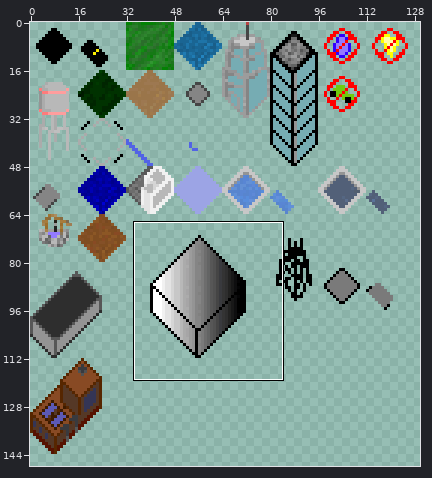
Two versions of one sprite sheet, textures.png. Above, an overview of the earlier version with the close-up marked.
Close-up. As it was:
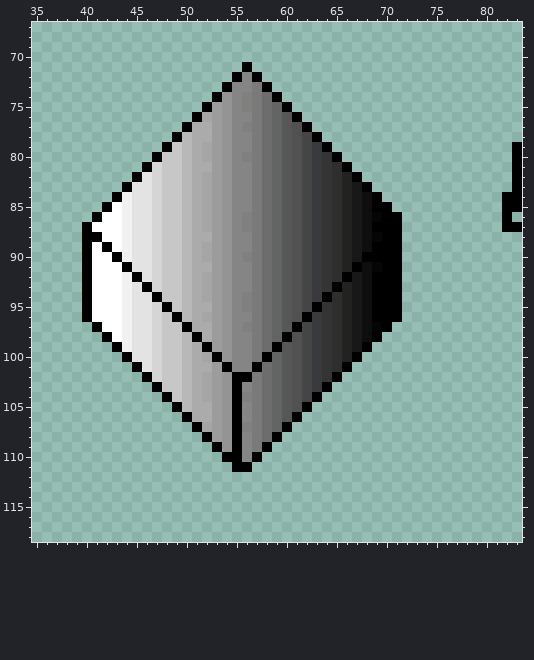
The file is 256x256 pixels. Pixels under 10% opacity are left out. Colours within 5 levels of each other are drawn and written as one. Shown: x 35..83, y 67..118. The wide view leaves out empty margins.
After the commit:
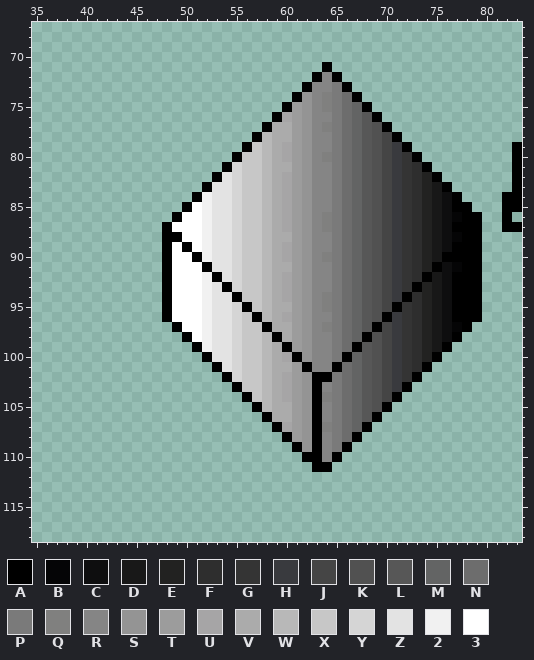
Palette (. is transparent): A #000000  B #050506  C #0e0e0f  D #181818  E #222221  F #2e2e2e  G #343434  H #393a3e  J #454545  K #515151  L #575757  M #636464  N #6d6d6d  P #7a7a7a  Q #80807f  R #858585  S #949494  T #9c9c9c  U #a6a5a6  V #ababab  W #b8b8b8  X #c7c7c7  Y #d5d5d5  Z #e3e3e3  2 #f1f1f1  3 #ffffff
Edits made:
y 71: x 56 A -> .; x 64 . -> A
y 72: x 55..57 ARA -> ...; x 63..65 ... -> ARA
y 73: x 54..58 ARRPA -> .....; x 62..66 ..... -> ARRPA
y 74: x 53..59 ASRQPNA -> .......; x 61..67 ....... -> ASRQPNA
y 75: x 52..59 ATSRQPNM -> ........; x 61..68 ........ -> TSRQPNMA
y 76: x 51..69 AUTSRRPNMLA........ -> ........AUTSRRPNMLA
y 77: x 50..70 AVVTSRQPNMLKA........ -> ........AVVTSRQPNMLKA
y 78: x 49..71 AWVVTSRRPNMLKJA........ -> ........AWVVTSRRPNMLKJA
y 79: x 48..72 AXWVUTSRRPNMLKJHA........ -> ........AXWVUTSRRPNMLKJHA
y 80: x 47..73 AXXWVUTSRQPNMLKJHGA........ -> ........AXXWVUTSRQPNMLKJHGA
y 81: x 46..74 AYXXWVVTSRRPNMLKJHGFA........ -> ........AYXXWVVTSRRPNMLKJHGFA
y 82: x 45..75 AZYXXWVUTSRRPNMLKJHGFEA........ -> ........AZYXXWVUTSRRPNMLKJHGFEA
y 83: x 44..76 AZZYXXWVUTSRRPNMLKJHGFEDA........ -> ........AZZYXXWVUTSRRPNMLKJHGFEDA
y 84: x 43..77 A2ZZYXXWVUTSRRPNMLKJHGFEDCA........ -> ........A2ZZYXXWVUTSRRPNMLKJHGFEDCA
y 85: x 42..78 A32ZZYXXWVUTSRRPNMLKJHGFEDCAA........ -> ........A32ZZYXXWVUTSRRPNMLKJHGFEDCAA
y 86: x 41..79 A332ZZYXXWVUTSRQPNMLKJHGFEDCBAA........ -> ........A332ZZYXXWVUTSRQPNMLKJHGFEDCBAA
y 87: x 40..79 A3332ZZYXXWVUTSRQPNMLKJHGFEDCAAA........ -> ........A3332ZZYXXWVUTSRQPNMLKJHGFEDCAAA
y 88: x 40..79 AA332ZZYXXWVVTSRRPNMLKJHGFEDCBAA........ -> ........AA332ZZYXXWVVTSRRPNMLKJHGFEDCBAA
y 89: x 40..79 A3A32ZZYXXWVUTSRRPNMLKJHGFEDCAAA........ -> ........A3A32ZZYXXWVUTSRRPNMLKJHGFEDCAAA
y 90: x 40..79 A33A2ZZYXXWVUTSRQPNMLKJHGFEDAAAA........ -> ........A33A2ZZYXXWVUTSRQPNMLKJHGFEDAAAA
y 91: x 40..79 A333AZZYXXWVVTSRRPNMLKJHGFEACBAA........ -> ........A333AZZYXXWVVTSRRPNMLKJHGFEACBAA
y 92: x 40..79 A3332AZYXXWVUTSRRPNMLKJHGFADCAAA........ -> ........A3332AZYXXWVUTSRRPNMLKJHGFADCAAA
y 93: x 40..79 A3332ZAYXXWVUTSRRPNMLKJHGAEDCAAA........ -> ........A3332ZAYXXWVUTSRRPNMLKJHGAEDCAAA
y 94: x 40..79 A3332ZZAXXWVUTSRQPNMLKJHAFEDCAAA........ -> ........A3332ZZAXXWVUTSRQPNMLKJHAFEDCAAA
y 95: x 40..47 A3332ZZY -> ........; x 49..70 XWVVTSRQPNMLKJAGFEDCAA -> 3332ZZYAXWVVTSRQPNMLKJ; x 72..79 ........ -> GFEDCAAA
y 96: x 40..69 A3332ZZYXAWVUTSRRPNMLKAHGFEDCA -> ........A3332ZZYXAWVUTSRRPNMLK; x 71..79 A........ -> HGFEDCAAA
y 97: x 41..78 A332ZZYXXAVVTSRQPNMLAJHGFEDCBA........ -> ........A332ZZYXXAVVTSRQPNMLAJHGFEDCBA
y 98: x 42..77 A32ZZYXXWAVTSRRPNMAKJHGFEDCA........ -> ........A32ZZYXXWAVTSRRPNMAKJHGFEDCA
y 99: x 43..76 A2ZZYXXWVATSRRPNALKJHGFEDA........ -> ........A2ZZYXXWVATSRRPNALKJHGFEDA
y 100: x 44..75 AZZYXXWVUASRRPAMLKJHGFEA........ -> ........AZZYXXWVUASRRPAMLKJHGFEA
y 101: x 45..74 AZYXXWVVTARRANMLKJHGFA........ -> ........AZYXXWVVTARRANMLKJHGFA
y 102: x 46..73 AYXXWVUTSAAPNMLKJHGA........ -> ........AYXXWVUTSAAPNMLKJHGA
y 103: x 47..54 AXXWVUTS -> ........; x 56..72 RPNMLKJHA........ -> XXWVUTSARPNMLKJHA
y 104: x 48..62 AXWVUTSAQPNMLKJ -> ........AXWVUTS; x 64..71 ........ -> QPNMLKJA
y 105: x 49..70 AWVVTSARPNMLKA........ -> ........AWVVTSARPNMLKA
y 106: x 50..69 AVVTSARPNMLA........ -> ........AVVTSARPNMLA
y 107: x 51..68 AUTSAQPNMA........ -> ........AUTSAQPNMA
y 108: x 52..67 ATSARPNA........ -> ........ATSARPNA
y 109: x 53..58 ASARPA -> ......; x 61..66 ...... -> ASARPA
y 110: x 54..57 AARA -> ....; x 62..65 .... -> AARA
y 111: x 55..56 AA -> ..; x 63..64 .. -> AA
